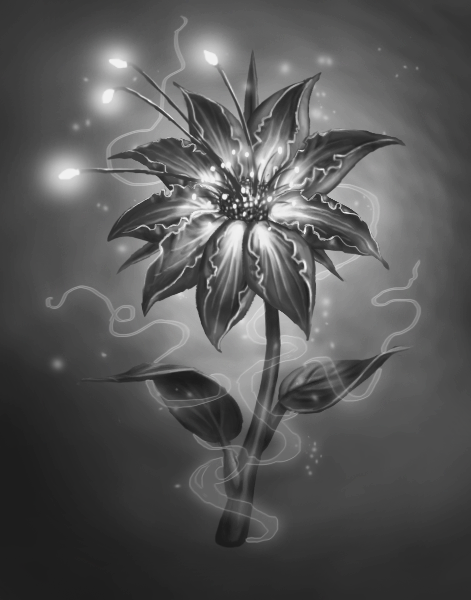
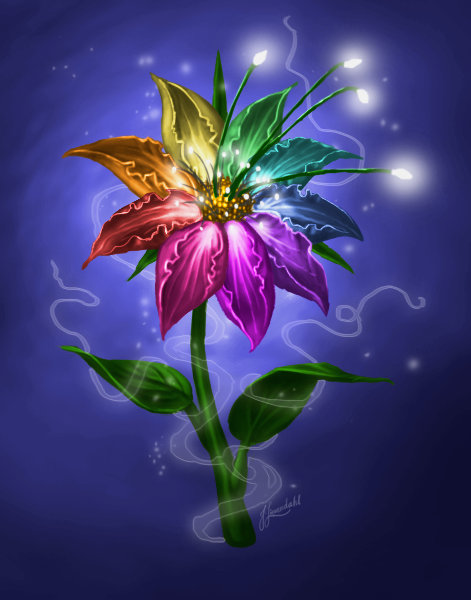
Layer changes from the first 471x600 image to the second:
painted on "Layer 8" over [154, 131, 317, 243]
painted on "Layer 11" over [8, 7, 463, 228]
painted on "Layer 10" over [49, 49, 422, 181]
added layer "Layer 9 copy" (overlay) in group "lystentakler" over [209, 60, 393, 214]
painted on "Layer 9" over [78, 60, 393, 214]
painted on "blad4" over [154, 212, 317, 342]
painted on "blad6" over [139, 211, 332, 321]
added layer "blad7 copy" (overlay, 36%) in group "blad" over [237, 182, 365, 291]
painted on "blad7" over [106, 182, 365, 291]
painted on "blad8" over [106, 136, 365, 210]
painted on "blad9" over [172, 81, 299, 198]
painted on "blad3" over [80, 188, 391, 271]
added layer "blad2 copy" (overlay, 68%) in group "blad" over [61, 134, 215, 213]
painted on "blad2" over [61, 127, 407, 213]
painted on "blad1" over [149, 72, 322, 197]
painted on "Layer 14" over [48, 35, 423, 499]
painted on "Layer 13" over [44, 15, 427, 544]
painted on "Layer 4" over [44, 15, 427, 544]
added layer "själk copy" (overlay) above "själk" over [124, 48, 364, 283]
painted on "själk" over [107, 48, 364, 283]
added layer "Layer 12 copy" (overlay) above "Layer 12" over [55, 168, 395, 549]
painted on "Layer 12" over [55, 168, 416, 549]
added layer "Layer 15" (overlay, 47%) above "Background" over [0, 0, 471, 600]
painted on "Background" over [0, 0, 471, 600]
…and 12 more changes (9 added, 3 painted)
